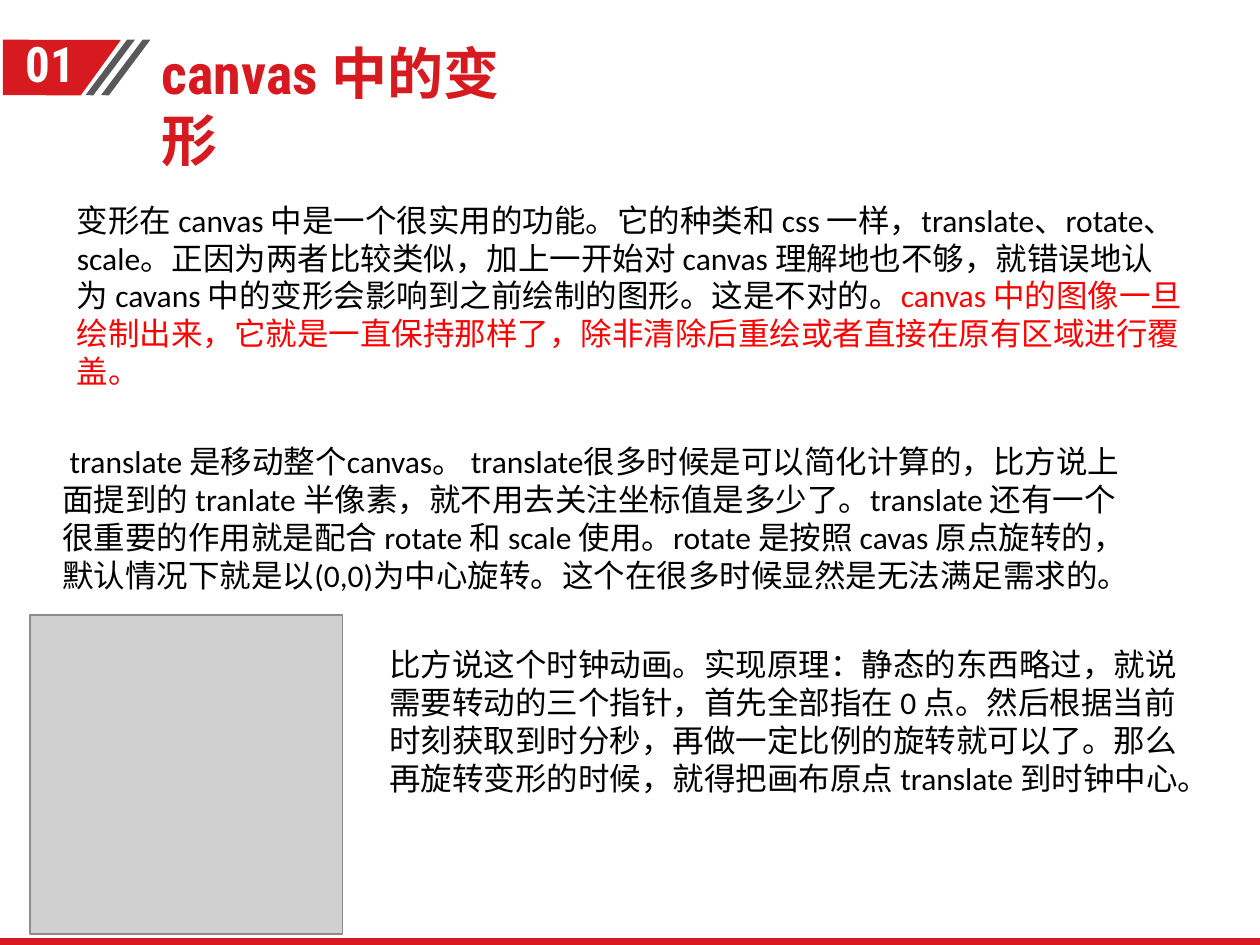
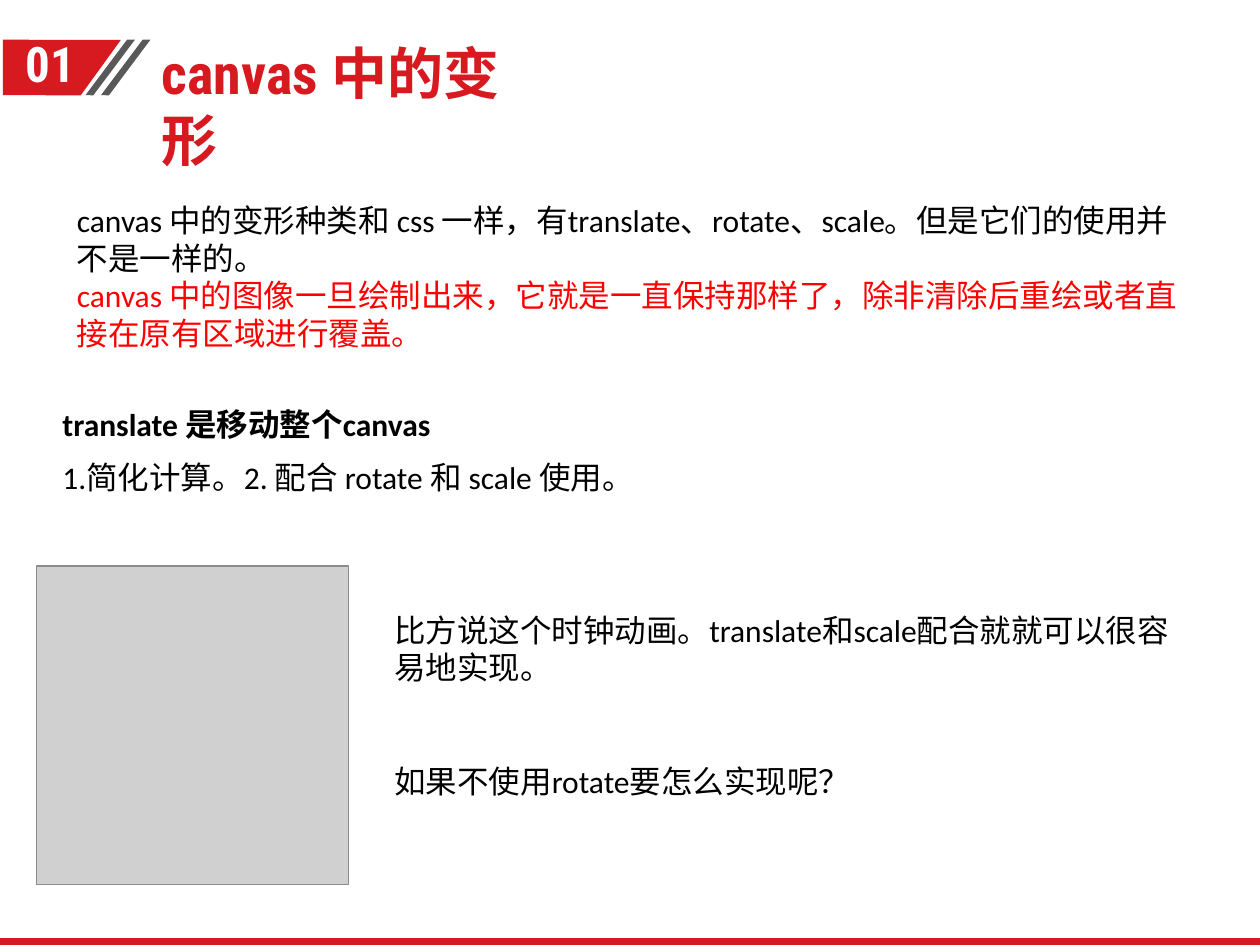
Before and after one commit to Yuchaocheng/canvas, a slide deck: slide 14 of canvas基础分享.pptx. Drawn at 1260x945 pixels with LibreOffice and Linux fonts; fonts in the diff are those of the drawing; grey boxes stand for pictures; background and template pictures are left out. Boxes give left, top, right and bottom in pixels: in the first picture for what was removed or moved away, otherwise in the second. Text is boxed around its words. In the diff, an @@ line names an element or a change of style, - is before the commit and + after.

```diff
--- a/canvas基础分享.pptx
+++ b/canvas基础分享.pptx
@@ text at (77, 205, 1177, 348): text changed @@
-变形在 canvas 中是一个很实用的功能。它的种类和 css 一样，translate、rotate、scale。正因为两者比较类似，加上一开始对 canvas 理解地也不够，就错误地认为 cavans 中的变形会影响到之前绘制的图形。这是不对的。canvas 中的图像一旦绘制出来，它就是一直保持那样了，除非清除后重绘或者直接在原有区域进行覆盖。
+canvas 中的变形种类和 css 一样，有translate、rotate、scale。但是它们的使用并不是一样的。
+canvas 中的图像一旦绘制出来，它就是一直保持那样了，除非清除后重绘或者直接在原有区域进行覆盖。
@@ text at (62, 409, 633, 492): text changed @@
-translate 是移动整个canvas。 translate很多时候是可以简化计算的，比方说上面提到的 tranlate 半像素，就不用去关注坐标值是多少了。translate 还有一个很重要的作用就是配合 rotate 和 scale 使用。rotate 是按照 cavas 原点旋转的，默认情况下就是以(0,0)为中心旋转。这个在很多时候显然是无法满足需求的。
+translate 是移动整个canvas
+1.简化计算。2. 配合 rotate 和 scale 使用。
@@ picture: place and size @@
-picture at (30, 615, 343, 934)
+picture at (37, 566, 349, 885)
@@ text at (394, 615, 1169, 796): text changed @@
-比方说这个时钟动画。实现原理：静态的东西略过，就说需要转动的三个指针，首先全部指在 0 点。然后根据当前时刻获取到时分秒，再做一定比例的旋转就可以了。那么再旋转变形的时候，就得把画布原点 translate 到时钟中心。
+比方说这个时钟动画。translate和scale配合就就可以很容易地实现。
+如果不使用rotate要怎么实现呢？
```
Also in this commit, not shown: 13 other slides changed.
